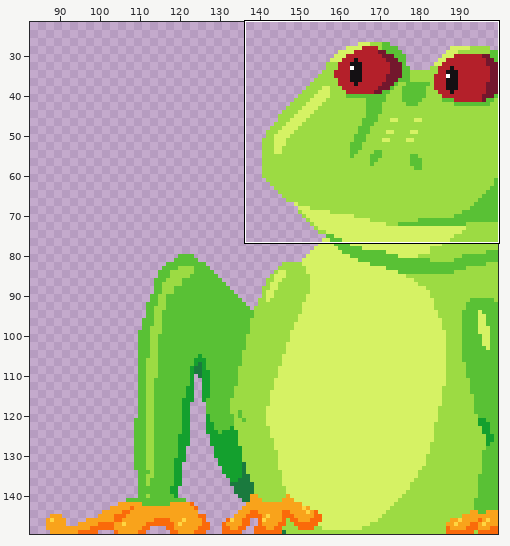
Edited in one commit: pixel-art file (src/Sprites/FrogBoss.aseprite). The picture above shows the old version from afar; the outline marks the close-up.
Close-up. The starting point:
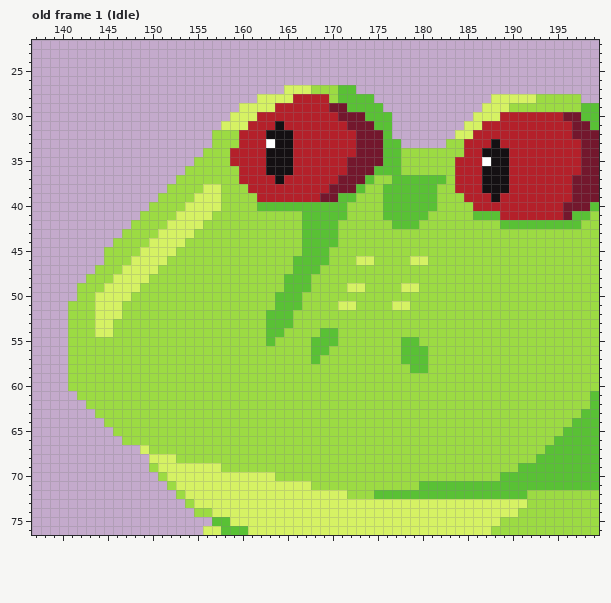
200x150 pixels, 30 frames. Shown: old frame 1 (Idle): x 137..199, y 22..76. The wide view leaves out empty margins. The commit also changed other frames or places, which this record leaves out.
After:
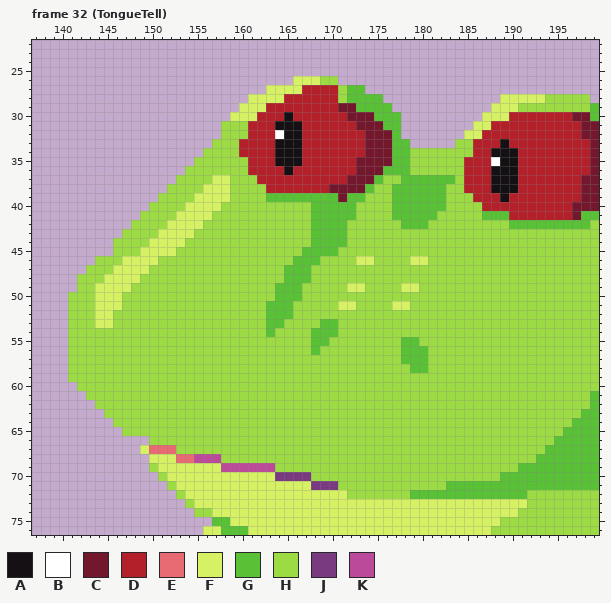
Palette (. is transparent): A #141013  B #ffffff  C #73172d  D #b4202a  E #e86a73  F #d6f264  G #59c135  H #9cdb43  J #793a80  K #bc4a9b
A new or re-ordered frame is compared with the old frame closest to it.
Commit: PoC: Frog tongue tell animation
Difference:
frames 30 -> 37
Changed rows in their new state; - is an unchanged pixel.
Frame 32 (TongueTell) is new; against old frame 1 (Idle), layer "Head":
first column x 141:
26 -------------------------FFFHH-----------------------------
27 ----------------------FF--DDDDH-G--------------------------
28 --------------------F---D----DH---G------------.----F----H-
29 ----------------------D------D-C---G----------.--F-------H-
30 ------------------------A-----D--C--G--------.--F------D-C-
31 -----------------HHH----AA-----D--C-G-------.-F---------D-C
32 ----------------.--H--DB-A------D--CG------.-F----------D--
33 ----------------------D--A------D--C-G----.-H--DA--------D-
34 ------------------H---D--A------D--C-G------H-D--A-------D-
35 ------------------HH--D--A-----D---C-G-----H--DB-A-------D-
36 -------------------H--DD-------D--C--G-----H--D--A-------D-
37 ----------------FF-HH--D------D--CG-H-----GH--D--A------D--
38 -----------------F--HH----------CG-H-----G-H--D--A------D--
39 -----------------F---HGGGGGGGGC-G--H-----G--H--DA-------D--
40 ---------------------HHHHHH----G---H-----G---H---------D--C
41 --------------------------H----G---H----G----H--G------DC-G
42 --------------------------H---G-----H--G--------H--------G-
43 --------------------------H---G----------------------------
44 --------------------------H---G----------------------------
45 ----.------------------------G-----------------------------
46 ---H--F---H-----------------H------------------------------
47 --H--F---H--------------G--H-------------------------------
48 -H--F---H--------------------------------------------------
49 ---F---H---------------G--H--------------------------------
50 H-----H----------------------------------------------------
51 ----------------------G--H---------------------------------
52 -----H-----------------------------------------------------
53 ------------------------H---GG-----------------------------
54 ---HH------------------H---G-------------------------------
55 ----------------------H------H-----------------------------
56 ----------------------------H------------------------------
57 ---------------------------H-------------------------------
60 .----------------------------------------------------------
61 -.---------------------------------------------------------
62 --.--------------------------------------------------------
63 ---.-------------------------------------------------------
64 ----.------------------------------------------------------
65 -----.-----------------------------------------------------
66 ------...--------------------------------------------------
67 ---------EEE-----------------------------------------------
68 ------------EEKKK------------------------------------------
69 -----------------KKKKKK------------------------------------
70 -----------------------JJJJ--------------------------------
71 ---------------------------JJJ---------HHH-----------------
72 ----------------------------------HHHH---------------------
Changed places in both close-ups, as pixel boxes (x1, y1, x2, y2):
changed: (212, 76, 599, 364)
changed: (68, 247, 167, 337)
changed: (68, 382, 446, 499)
